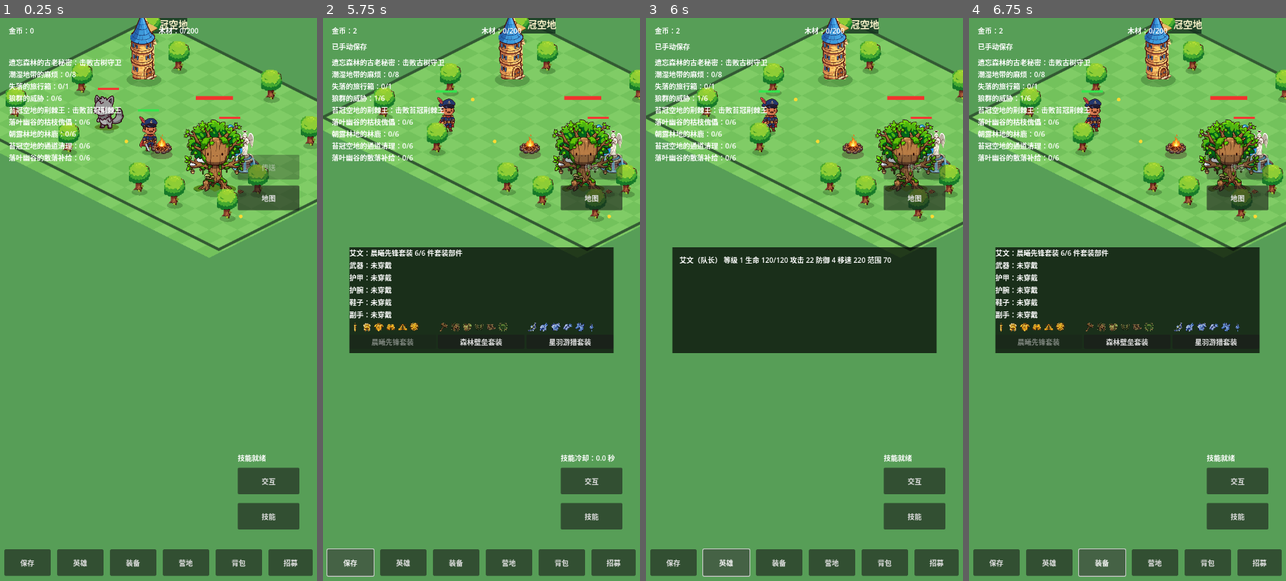
Above: before the commit, frames 1-4 (left to right).
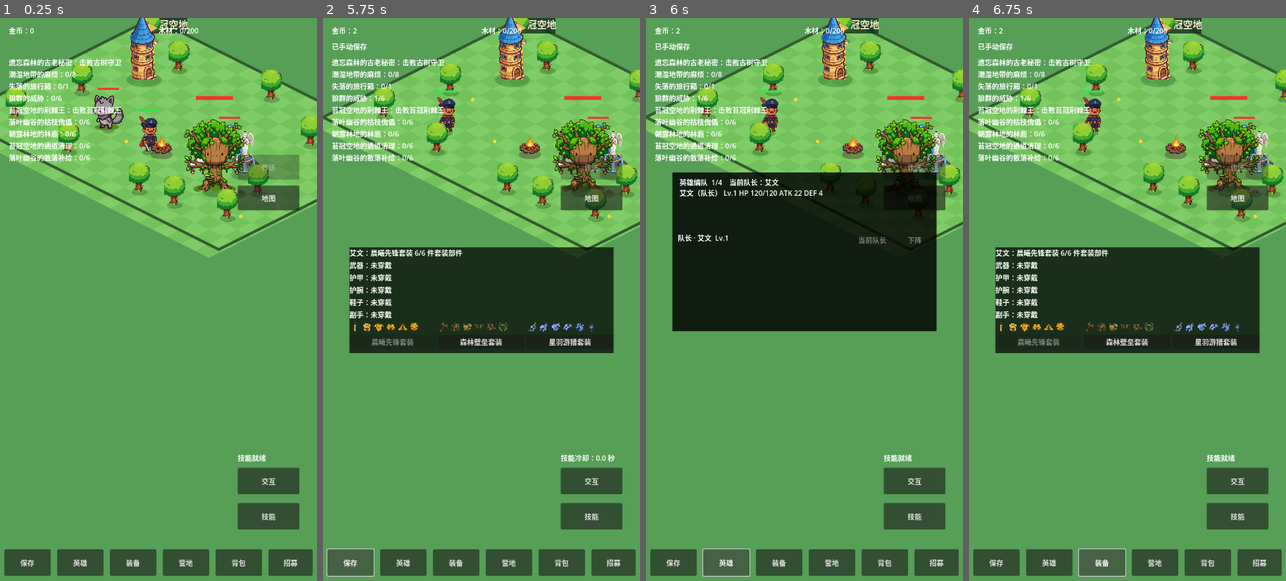
Above: after the commit, the same moments.

Repository: oneyi53/game
Game: Godot game, scene res://scenes/main.tscn
The game is run twice, just before and just after one commit, with the same random seed, the same clock (stepped at 60 frames per second) and the same inputs.
Inputs (mouse positions are in pixels of both pictures, inside the frame that each line leads up to):
- Up to frame 1 (0.25 s): no input
- Up to frame 2 (5.75 s): tap Enter at 0.5 s; move the mouse to (465, 412) at 0.52 s; hold Up (ui_up) 0.53-1.25 s; tap E at 0.6 s; click (465, 412) at 0.67 s; tap Space at 0.77 s; drag from (576, 383) to (465, 412) at 1.27 s; move the mouse to (386, 215) at 2.02 s; hold Left (ui_left) 2.03-2.75 s; tap Q at 2.1 s; drag from (497, 299) to (386, 215) at 2.77 s; click "技能" at 3.5 s; click "交互" at 4.25 s; click "保存" at 5 s
- Up to frame 3 (6 s): click "英雄" at 5.75 s
- Up to frame 4 (6.75 s): click "装备" at 6.5 s

Frames 1-2 are identical in both runs. In frame 3, 15% of the frame differs, in the area x 8-92%, y 27-60%; in frame 4, nothing differs.

Commit message:
feat: integrate interactive hero formation
* feat: connect formation to party runtime

* feat: add interactive hero formation roster

* ui: add formation roster controls

* fix: preserve reserve hero health across formation swaps

* docs: record formation runtime integration

* docs: record formation runtime integration

* docs: record formation runtime integration

* ui: retain active hero combat stats in roster panel

* ui: preserve hero stat summary above formation roster

* docs: align unit budget comment with active party cap

* docs: record successful formation runtime validation

* docs: record successful formation runtime validation

* docs: record successful formation runtime validation

Diff:
--- a/scenes/main.tscn
+++ b/scenes/main.tscn
@@ -160,21 +160,33 @@
 script = ExtResource("5_panel")
 visible = false
 offset_left = 60.0
-offset_top = 520.0
-offset_right = 660.0
-offset_bottom = 760.0
+offset_top = 350.0
+offset_right = 660.0
+offset_bottom = 710.0
 
 [node name="PanelBackground" type="ColorRect" parent="UI/HeroPanel"]
 offset_right = 600.0
-offset_bottom = 240.0
-color = Color(0, 0, 0, 0.7)
+offset_bottom = 360.0
+color = Color(0, 0, 0, 0.82)
 
 [node name="PanelLabel" type="RichTextLabel" parent="UI/HeroPanel"]
 offset_left = 16.0
-offset_top = 16.0
-offset_right = 584.0
-offset_bottom = 224.0
-bbcode_enabled = false
+offset_top = 10.0
+offset_right = 584.0
+offset_bottom = 128.0
+bbcode_enabled = false
+
+[node name="FormationScroll" type="ScrollContainer" parent="UI/HeroPanel"]
+offset_left = 12.0
+offset_top = 136.0
+offset_right = 588.0
+offset_bottom = 350.0
+horizontal_scroll_mode = 0
+
+[node name="FormationList" type="VBoxContainer" parent="UI/HeroPanel/FormationScroll"]
+layout_mode = 2
+size_flags_horizontal = 3
+
 
 [node name="EquipPanel" type="Control" parent="UI"]
 script = ExtResource("7_equip")
--- a/scripts/core/main.gd
+++ b/scripts/core/main.gd
@@ -5,10 +5,10 @@
 # chest, runs the camera, the skill/interact/save buttons and saving.
 # If a table is invalid, startup stops with an on-screen error and no
 # fallback data is used. Unit count is capped at MAX_UNITS by the
-# initial spawn plan (see _spawn_enemies): main boss alive 6 + 2 + 1
-# = 9; main boss dead, elite alive 6 + 2 + 2 + 1 = 11; both bosses
-# dead, third-zone quest open 6 + 1 + 1 + 4 = 12; both bosses dead,
-# third-zone quest done, fourth zone open 6 + 1 + 1 + 2 + 2 = 12.
+# initial spawn plan (see _spawn_enemies): with a four-hero active party,
+# main boss alive 4 + 2 + 1 = 7; main boss dead, elite alive 4 + 2 + 2 + 1 = 9;
+# both bosses dead, third-zone quest open 4 + 1 + 1 + 4 = 10; both bosses
+# dead, third-zone quest done, fourth zone open 4 + 1 + 1 + 2 + 2 = 10.
 # When the third zone opens, the first and second zones each drop
 # to 1 initial monster so the third zone's 4 still fit. When the
 # fourth zone opens, the third zone drops to 2 initial monsters so
@@ -25,6 +25,7 @@
 const WorldProjectionScript = preload("res://scripts/core/world_projection.gd")
 const WorldMapManagerScript = preload("res://scripts/core/world_map_manager.gd")
 const WorldSaveMigrationScript = preload("res://scripts/core/world_save_migration.gd")
+const FormationManagerScript = preload("res://scripts/core/formation_manager.gd")
 const MAX_UNITS: int = 12
 const RESPAWN_DELAY: float = 8.0
 
@@ -60,6 +61,7 @@
 var backpack_manager: BackpackManager = null
 var offline_manager: OfflineManager = null
 var recruitment_manager: RecruitmentManager = null
+var formation_manager: FormationManager = null
 var level_manager: LevelManager = null
 var pending_offline: Dictionary = {}
 var world_map_manager: WorldMapManager = WorldMapManagerScript.new()
@@ -68,6 +70,7 @@
 var world_state_migrated: bool = false
 var campfire_node: Node2D = null
 var heroes: Array = []
+var hero_hp_cache: Dictionary = {}
 var enemies: Array = []
 var boss: Boss = null
 var elite_boss: Boss = null
@@ -186,6 +189,19 @@
     # touched by this migration.
     recruitment_manager.load_saved(save_data.get("recruitment", {}), had_save, hero_ids)
     level_manager.load_saved(save_data.get("levels", {}), hero_ids)
+    formation_manager = FormationManagerScript.new()
+    var owned_hero_ids: Array = []
+    for owned_hero_id in recruitment_manager.entry_order:
+        if recruitment_manager.is_recruited(str(owned_hero_id)):
+            owned_hero_ids.append(str(owned_hero_id))
+    var saved_formation = save_data.get("formation", {})
+    if not formation_manager.configure(owned_hero_ids, saved_formation, owned_hero_ids):
+        hud.show_message("编队数据异常，已按已拥有英雄恢复")
+        if not formation_manager.configure(owned_hero_ids):
+            config_failed = true
+            error_label.text = "编队初始化失败：" + formation_manager.error_message
+            push_error(error_label.text)
+            return
     chest_opened = bool(save_data.get("chest_opened", false))
     boss_defeated = bool(save_data.get("boss_defeated", false))
     elite_defeated = bool(save_data.get("elite_defeated", false))
@@ -202,7 +218,7 @@
     # first and second zones each spawn 1 initial monster once the
     # third zone opens (elite defeated), otherwise 2 each when open.
     # Once the fourth zone opens, the third zone drops to 2.
-    var planned_units: int = recruitment_manager.recruited_count()
+    var planned_units: int = formation_manager.active_ids.size()
     if valley_quest_done:
         planned_units += 1 + 1 + 2 + 2
     elif elite_defeated:
@@ -268,6 +284,10 @@
     camp_panel.visible = false
     _refresh_quest_label()
     hero_panel.set_heroes(heroes)
+    hero_panel.set_formation_data(formation_manager, data_loader.heroes, level_manager)
+    hero_panel.leader_requested.connect(_on_formation_leader_requested)
+    hero_panel.add_requested.connect(_on_formation_add_requested)
+    hero_panel.remove_requested.connect(_on_formation_remove_requested)
     hero_panel.visible = false
     equip_panel.set_data(heroes, equipment_manager)
     equip_panel.set_item_definitions(backpack_manager.items)
@@ -300,10 +320,9 @@
         _save_game()
 
 func _spawn_heroes(save_data: Dictionary) -> void:
-    # Only recruited heroes spawn, in heroes.json order, with
-    # formation offsets indexed by recruited position (not by
-    # table index) so a 1-person party has no empty slots and a
-    # growing party never overlaps. The captain is always first.
+    # Only active formation members spawn. The first slot is the
+    # replaceable leader; owned reserve heroes keep their progression
+    # and equipment data in the managers without requiring a world node.
     var offsets: Array = [Vector2.ZERO, Vector2(-50.0, 30.0), Vector2(50.0, 30.0), Vector2(0.0, 70.0), Vector2(-50.0, 70.0), Vector2(50.0, 70.0)]
     var start_pos: Vector2 = world_map_manager.spawn_position(active_map_id)
     if map_positions.has(active_map_id):
@@ -319,14 +338,22 @@
     if saved_heroes is Array:
         for saved_hero in saved_heroes:
             if saved_hero is Dictionary and saved_hero.has("id") and saved_hero.has("hp"):
-                saved_hp_by_id[str(saved_hero["id"])] = int(saved_hero["hp"])
+                var saved_hero_id: String = str(saved_hero["id"])
+                var saved_hp_value: int = int(saved_hero["hp"])
+                saved_hp_by_id[saved_hero_id] = saved_hp_value
+                hero_hp_cache[saved_hero_id] = saved_hp_value
     var spawn_index: int = 0
-    for hero_data in data_loader.heroes:
-        var hero_id: String = str(hero_data["id"])
-        if not recruitment_manager.is_recruited(hero_id):
+    for hero_id_value in formation_manager.active_ids:
+        var hero_id: String = str(hero_id_value)
+        var hero_data: Dictionary = {}
+        for entry in data_loader.heroes:
+            if str(entry["id"]) == hero_id:
+                hero_data = entry
+                break
+        if hero_data.is_empty():
             continue
         var hero = HERO_SCENE.instantiate()
-        hero.setup(hero_data, hero_id == "captain")
+        hero.setup(hero_data, spawn_index == 0)
         hero.world_map_id = active_map_id
         hero.visual_formation_offset = offsets[spawn_index] * 2.1
         hero.set_level(level_manager.level(hero_id), level_manager.attack_growth_pct_per_level, level_manager.hp_growth_pct_per_level)
@@ -336,7 +363,10 @@
             # A hero saved during the 3-second death delay resumes at the
             # same half-health amount used by the normal respawn routine.
             hero.hp = maxi(1, hero.max_hp / 2) if saved_hp <= 0 else clampi(saved_hp, 1, hero.max_hp)
+            hero_hp_cache[hero_id] = hero.hp
             hero.queue_redraw()
+        else:
+            hero_hp_cache[hero_id] = hero.hp
         hero.global_position = start_pos + offsets[spawn_index]
         hero.formation_offset = offsets[spawn_index]
         heroes_root.add_child(hero)
@@ -344,7 +374,7 @@
         hero.died.connect(_on_hero_died)
         hero.hp_changed.connect(_on_hero_hp_changed)
         heroes.append(hero)
-        if hero_id == "captain":
+        if spawn_index == 0:
             captain = hero
         spawn_index += 1
     for hero in heroes:
@@ -995,6 +1025,58 @@
     _save_game()
     hud.show_message("已手动保存")
 
+
+func _on_formation_leader_requested(hero_id: String) -> void:
+    if formation_manager == null or not formation_manager.set_leader(hero_id):
+        hud.show_message("无法更换队长")
+        return
+    _rebuild_party_runtime()
+    hud.show_message("队长已更换")
+
+func _on_formation_add_requested(hero_id: String) -> void:
+    if formation_manager == null or not formation_manager.add_to_party(hero_id):
+        hud.show_message("无法上阵：队伍已满或英雄未拥有")
+        return
+    _rebuild_party_runtime()
+    hud.show_message("英雄已上阵")
+
+func _on_formation_remove_requested(hero_id: String) -> void:
+    if formation_manager == null or not formation_manager.remove_from_party(hero_id):
+        hud.show_message("至少保留一名出战英雄")
+        return
+    _rebuild_party_runtime()
+    hud.show_message("英雄已下阵")
+
+func _rebuild_party_runtime() -> void:
+    if formation_manager == null:
+        return
+    var saved_position: Vector2 = captain.global_position if captain != null else world_map_manager.spawn_position(active_map_id)
+    map_positions[active_map_id] = saved_position
+    for hero in heroes:
+        if hero != null and is_instance_valid(hero):
+            hero_hp_cache[hero.hero_id] = hero.hp
+            hero.remove_from_group("heroes")
+            heroes_root.remove_child(hero)
+            hero.queue_free()
+    heroes.clear()
+    captain = null
+    var saved_hero_states: Array = []
+    for cached_hero_id in hero_hp_cache.keys():
+        saved_hero_states.append({"id": str(cached_hero_id), "hp": int(hero_hp_cache[cached_hero_id])})
+    var runtime_save: Dictionary = {
+        "map_id": active_map_id,
+        "player_position": {"x": saved_position.x, "y": saved_position.y},
+        "heroes": saved_hero_states
+    }
+    _spawn_heroes(runtime_save)
+    if captain != null:
+        camera.position = _projected_camera_position(captain.global_position)
+    hero_panel.set_heroes(heroes)
+    hero_panel.set_formation_data(formation_manager, data_loader.heroes, level_manager)
+    equip_panel.set_data(heroes, equipment_manager)
+    backpack_panel.set_manager(backpack_manager, heroes)
+    _save_game()
+
 func _on_hero_panel_pressed() -> void:
     _toggle_menu_panel(hero_panel)
     if hero_panel.visible:
@@ -1032,11 +1114,15 @@
         if str(hero_data["id"]) == hero_id:
             hero_name = str(hero_data["name"])
             break
-    _spawn_recruited_hero(hero_id)
+    var deployed: bool = formation_manager.add_to_party(hero_id)
+    if deployed:
+        _spawn_recruited_hero(hero_id)
     recruit_panel.refresh()
-    if hero_panel.visible:
-        hero_panel.refresh()
-    hud.show_message("新英雄加入：" + hero_name + "！")
+    hero_panel.set_formation_data(formation_manager, data_loader.heroes, level_manager)
+    if deployed:
+        hud.show_message("新英雄加入并上阵：" + hero_name + "！")
+    else:
+        hud.show_message("新英雄加入收藏：" + hero_name + "；队伍已满，可在英雄编队中更换队长")
     _save_game()
 
 func _on_quest_completed(quest_id: String, quest_name: String, complete_line: String, reward_gold: int) -> void:
@@ -1105,7 +1191,11 @@
         return
     var hero_states: Array = []
     for hero in heroes:
-        hero_states.append({"id": hero.hero_id, "hp": hero.hp})
+        hero_hp_cache[hero.hero_id] = hero.hp
+    for hero_id_value in recruitment_manager.entry_order:
+        var saved_hero_id: String = str(hero_id_value)
+        if recruitment_manager.is_recruited(saved_hero_id) and hero_hp_cache.has(saved_hero_id):
+            hero_states.append({"id": saved_hero_id, "hp": int(hero_hp_cache[saved_hero_id])})
     var data: Dictionary = {
         "gold": gold,
         "wood": wood,
@@ -1120,6 +1210,7 @@
         "player_position": {"x": captain.global_position.x, "y": captain.global_position.y},
         "heroes": hero_states,
         "recruitment": recruitment_manager.save_data(),
+        "formation": formation_manager.save_data(),
         "levels": level_manager.save_data(),
         "quests": quest_manager.save_progress(),
         "equipment": equipment_manager.save_equipped(),
--- a/scripts/ui/hero_panel.gd
+++ b/scripts/ui/hero_panel.gd
@@ -1,35 +1,97 @@
 class_name HeroPanel
 extends Control
 
-# Shows only attributes that exist in data and are actually used:
-# name, role, current/max health, attack, defense, move speed and range.
-# No unimplemented attribute is shown.
+signal leader_requested(hero_id: String)
+signal add_requested(hero_id: String)
+signal remove_requested(hero_id: String)
 
 @onready var panel_label: RichTextLabel = $PanelLabel
+@onready var formation_list: VBoxContainer = $FormationScroll/FormationList
 
 var heroes: Array = []
+var formation_manager = null
+var hero_definitions: Array = []
+var level_manager = null
 
 func set_heroes(p_heroes: Array) -> void:
     heroes = p_heroes
     refresh()
 
+func set_formation_data(p_formation_manager, p_hero_definitions: Array, p_level_manager) -> void:
+    formation_manager = p_formation_manager
+    hero_definitions = p_hero_definitions
+    level_manager = p_level_manager
+    refresh()
+
 func refresh() -> void:
     if panel_label == null:
         return
-    var lines: Array = []
+    var summary_lines: Array[String] = ["英雄编队"]
+    if formation_manager != null and not formation_manager.active_ids.is_empty():
+        var leader_name: String = _hero_name(str(formation_manager.active_ids[0]))
+        summary_lines[0] = "英雄编队  " + str(formation_manager.active_ids.size()) + "/" + str(formation_manager.max_party_size) + "    当前队长：" + leader_name
     for hero in heroes:
         if hero == null:
             continue
-        lines.append(
+        summary_lines.append(
             str(hero.hero_name) + "（" + str(hero.data.get("role", "")) + "）"
-            + " 等级 " + str(hero.level)
-            + " 生命 " + str(hero.hp) + "/" + str(hero.max_hp)
-            + " 攻击 " + str(hero.attack)
-            + " 防御 " + str(hero.defense)
-            + " 移速 " + str(int(hero.move_speed))
-            + " 范围 " + str(int(hero.attack_range))
+            + " Lv." + str(hero.level)
+            + " HP " + str(hero.hp) + "/" + str(hero.max_hp)
+            + " ATK " + str(hero.attack)
+            + " DEF " + str(hero.defense)
         )
-    var text: String = ""
-    for line in lines:
-        text += str(line) + "\n"
-    panel_label.text = text.strip_edges()
+    panel_label.text = "\n".join(summary_lines)
+    if formation_list == null or formation_manager == null:
+        return
+    for child in formation_list.get_children():
+        formation_list.remove_child(child)
+        child.queue_free()
+    for hero_id_value in formation_manager.owned_ids:
+        var hero_id: String = str(hero_id_value)
+        var active: bool = formation_manager.is_active(hero_id)
+        var leader: bool = formation_manager.is_leader(hero_id)
+        var row := HBoxContainer.new()
+        row.size_flags_horizontal = Control.SIZE_EXPAND_FILL
+        var info := Label.new()
+        var state_text: String = "队长 · " if leader else ("出战 · " if active else "预备 · ")
+        var hero_level: int = level_manager.level(hero_id) if level_manager != null else 1
+        info.text = state_text + _hero_name(hero_id) + "  Lv." + str(hero_level)
+        info.size_flags_horizontal = Control.SIZE_EXPAND_FILL
+        info.custom_minimum_size = Vector2(220, 34)
+        row.add_child(info)
+        var leader_button := Button.new()
+        leader_button.custom_minimum_size = Vector2(108, 34)
+        if leader:
+            leader_button.text = "当前队长"
+            leader_button.disabled = true
+        else:
+            leader_button.text = "替换队长" if not active and formation_manager.active_ids.size() >= formation_manager.max_party_size else "设为队长"
+            leader_button.pressed.connect(_emit_leader.bind(hero_id))
+        row.add_child(leader_button)
+        var party_button := Button.new()
+        party_button.custom_minimum_size = Vector2(76, 34)
+        if active:
+            party_button.text = "下阵"
+            party_button.disabled = formation_manager.active_ids.size() <= 1
+            party_button.pressed.connect(_emit_remove.bind(hero_id))
+        else:
+            party_button.text = "上阵"
+            party_button.disabled = formation_manager.active_ids.size() >= formation_manager.max_party_size
+            party_button.pressed.connect(_emit_add.bind(hero_id))
+        row.add_child(party_button)
+        formation_list.add_child(row)
+
+func _hero_name(hero_id: String) -> String:
+    for definition in hero_definitions:
+        if str(definition.get("id", "")) == hero_id:
+            return str(definition.get("name", hero_id))
+    return hero_id
+
+func _emit_leader(hero_id: String) -> void:
+    leader_requested.emit(hero_id)
+
+func _emit_add(hero_id: String) -> void:
+    add_requested.emit(hero_id)
+
+func _emit_remove(hero_id: String) -> void:
+    remove_requested.emit(hero_id)
Not shown, changed: docs/CHANGELOG.md
Not shown, changed: docs/HERO_FORMATION.md
Not shown, changed: docs/PROJECT_STATUS.md
